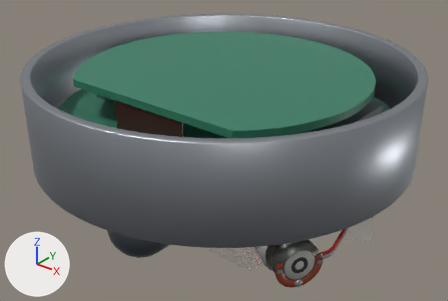
Before and after pictures for a commit that changed the glTF model frontend/public/models/internal/gg1320.glb.
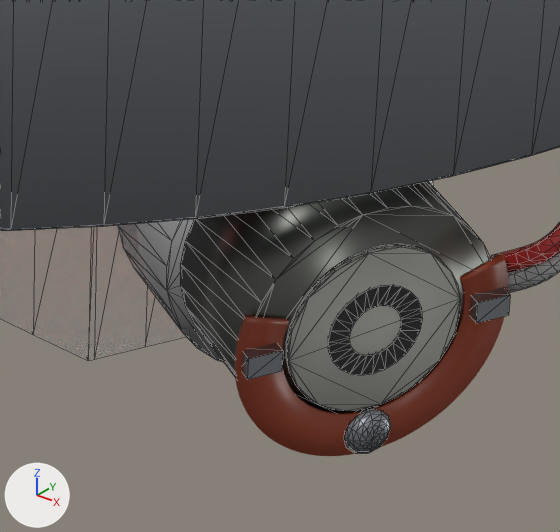
Each version appears first whole from a 50 mm camera at (0.0803, -0.1004, 0.0797) aimed at (0.0009, -0.0011, 0.0181), and next in a close-up on the part from 52% to 74% of the width and 69% to 100% of the height. Arrows for +X, +Y and +Z are at lower left; the lights stay in place. The first two pictures are the older version. The close-ups show mesh edges as thin lines. Where no turn or scale is listed for an object, it has been applied to the vertices. Vertices at exactly the same position are counted once.

Script lines for the objects in view, before the commit:
```python
me_mirror_3_pzt_housing = bpy.data.meshes.new('mirror_3_pzt_housing')
me_mirror_3_pzt_housing.from_pydata(...)  # 64 vertices, 124 faces; spans x -0.00441..0.00441, y -0.00514..0.00514, z -0.00449..0.00449
me_mirror_3_pzt_housing.materials.append(mat_mirror_housing)  # dark grey #676964
me_mirror_3_substrate = bpy.data.meshes.new('mirror_3_substrate')
me_mirror_3_substrate.from_pydata(...)  # 64 vertices, 124 faces; spans x -0.00423..0.00423, y -0.00532..0.00532, z -0.00499..0.00499
me_mirror_3_substrate.materials.append(mat_foil_silver)  # white #e7e7ea
me_resonator_block = bpy.data.meshes.new('resonator_block')
me_resonator_block.from_pydata(...)  # 408 vertices, 816 faces; spans x -0.0278..0.0278, y -0.0241..0.0241, z -0.006..0.006
me_resonator_block.materials.append(mat_block_glass)  # white #dfe8ea
me_wire_6a = bpy.data.meshes.new('wire_6a')
me_wire_6a.from_pydata(...)  # 96 vertices, 188 faces; spans x -0.002..0.002, y -0.0086..0.0086, z -0.0025..0.0025
me_wire_6a.materials.append(mat_wire_red)  # red #ae2724
ob_mirror_3_pzt_housing = bpy.data.objects.new('mirror_3_pzt_housing', me_mirror_3_pzt_housing)
ob_mirror_3_pzt_housing.location = (0.03048, -0.0176, 0.0112)
ob_mirror_3_substrate = bpy.data.objects.new('mirror_3_substrate', me_mirror_3_substrate)
ob_mirror_3_substrate.location = (0.02659, -0.01535, 0.0112)
ob_resonator_block = bpy.data.objects.new('resonator_block', me_resonator_block)
ob_resonator_block.location = (0.0, 0.0046, 0.0112)
ob_wire_6a = bpy.data.objects.new('wire_6a', me_wire_6a)
ob_wire_6a.location = (0.03512, -0.00648, 0.01383)
# also in view: 'wire_6b' at (0.0351, -0.0065, 0.013); 'mirror_3_solder' at (0.0327, -0.0189, 0.0071); 'mirror_3_tab_a' at (0.0309, -0.0226, 0.0112); 'housing' at (0.0, 0.0, 0.0292); 'mirror_3_pzt_hole' at (0.0328, -0.0189, 0.0112)
```
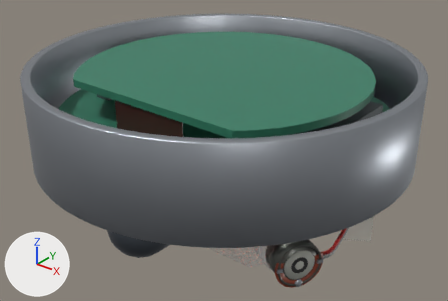
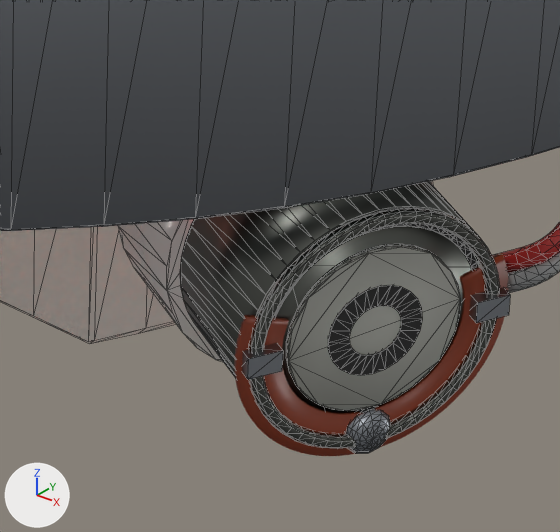
Diff of the bpy script that builds the scene:
```diff
--- a/frontend/public/models/internal/gg1320.glb.py
+++ b/frontend/public/models/internal/gg1320.glb.py
@@ mat_substrate_glass @@
+mat_substrate_glass = principled_material('substrate_glass')
+mat_substrate_glass.base_color = (0.738, 0.807, 0.823)  # white #dfe8ea
+mat_substrate_glass.roughness = 0.05
+mat_substrate_glass.alpha = 0.35
@@ me_mirror_3_pzt_housing @@
 # used by ob_mirror_3_pzt_housing; location = (0.03048, -0.0176, 0.0112)
-me_mirror_3_pzt_housing.from_pydata(...)  # 64 vertices, 124 faces; spans x -0.00441..0.00441, y -0.00514..0.00514, z -0.00449..0.00449
+me_mirror_3_pzt_housing.from_pydata(...)  # 96 vertices, 188 faces; spans x -0.00442..0.00442, y -0.00515..0.00515, z -0.0045..0.0045
+# me_mirror_3_pzt_housing part 1
+# 32 vertices are removed from x -0.00441..0.00441, y -0.00514..0.00514, z -0.00449..0.00449
+# 124 faces are deleted
+# 36 vertices are added at x -0.00442..0.00442, y -0.00515..0.00515, z -0.0045..0.0045
+# 28 new vertices lie (0.00433, -0.0025, 0.0) away from vertices in x -0.0044..0.00007, y -0.00261..0.00511, z -0.00446..0.00446
+# 188 new faces join them
 me_mirror_3_pzt_housing.materials.append(mat_mirror_housing)
@@ me_mirror_3_substrate @@
 me_mirror_3_substrate.from_pydata(...)  # 64 vertices, 124 faces; spans x -0.00423..0.00423, y -0.00532..0.00532, z -0.00499..0.00499
-me_mirror_3_substrate.materials.append(mat_foil_silver)  # white #e7e7ea
+me_mirror_3_substrate.materials.append(mat_substrate_glass)  # white #dfe8ea
@@ me_resonator_block @@
 # used by ob_resonator_block; location = (0.0, 0.0046, 0.0112)
-me_resonator_block.from_pydata(...)  # 408 vertices, 816 faces; spans x -0.0278..0.0278, y -0.0241..0.0241, z -0.006..0.006
+me_resonator_block.from_pydata(...)  # 612 vertices, 1224 faces; spans x -0.0278..0.0278, y -0.0241..0.0241, z -0.006..0.006
+# me_resonator_block part 2: 204 vertices moved from x -0.0278..0.0278, y -0.0241..0.0241, z -0.006..0.006 to x -0.0269..0.0269, y -0.0233..0.0233, z -0.006..0.006; 204 vertices added at x -0.0278..0.0278, y -0.0241..0.0241, z -0.0052..0.0052
 me_resonator_block.materials.append(mat_block_glass)
@@ me_mirror_3_pzt_rim @@
+me_mirror_3_pzt_rim.from_pydata(...)  # 384 vertices, 768 faces; spans x -0.00237..0.00237, y -0.00395..0.00395, z -0.0045..0.0045
+me_mirror_3_pzt_rim.materials.append(mat_mirror_housing)  # dark grey #676964
@@ me_mirror_3_pzt_groove @@
+me_mirror_3_pzt_groove.from_pydata(...)  # 192 vertices, 384 faces; spans x -0.00205..0.00205, y -0.00352..0.00352, z -0.00405..0.00405
+me_mirror_3_pzt_groove.materials.append(mat_black)  # black #272727
@@ ob_mirror_3_pzt_rim @@
+ob_mirror_3_pzt_rim = bpy.data.objects.new('mirror_3_pzt_rim', me_mirror_3_pzt_rim)
+ob_mirror_3_pzt_rim.location = (0.03282, -0.01895, 0.0112)
@@ ob_mirror_3_pzt_groove @@
+ob_mirror_3_pzt_groove = bpy.data.objects.new('mirror_3_pzt_groove', me_mirror_3_pzt_groove)
+ob_mirror_3_pzt_groove.location = (0.03267, -0.01886, 0.0112)
```

Boxes [x1, y1, x2, y2] around the edits, measured in the close-ups (560 x 532 px):
'mirror_3_pzt_housing', reshaped: before [180, 181, 490, 412]; after [180, 181, 479, 412]
'resonator_block', reshaped: before [0, 225, 186, 360]; after [0, 225, 176, 343]
'mirror_3_pzt_rim', added: after [249, 208, 500, 449]
'mirror_3_substrate', recoloured: [118, 181, 433, 362] in both
'mirror_3_pzt_groove', added (mostly hidden): after [273, 223, 480, 318]
